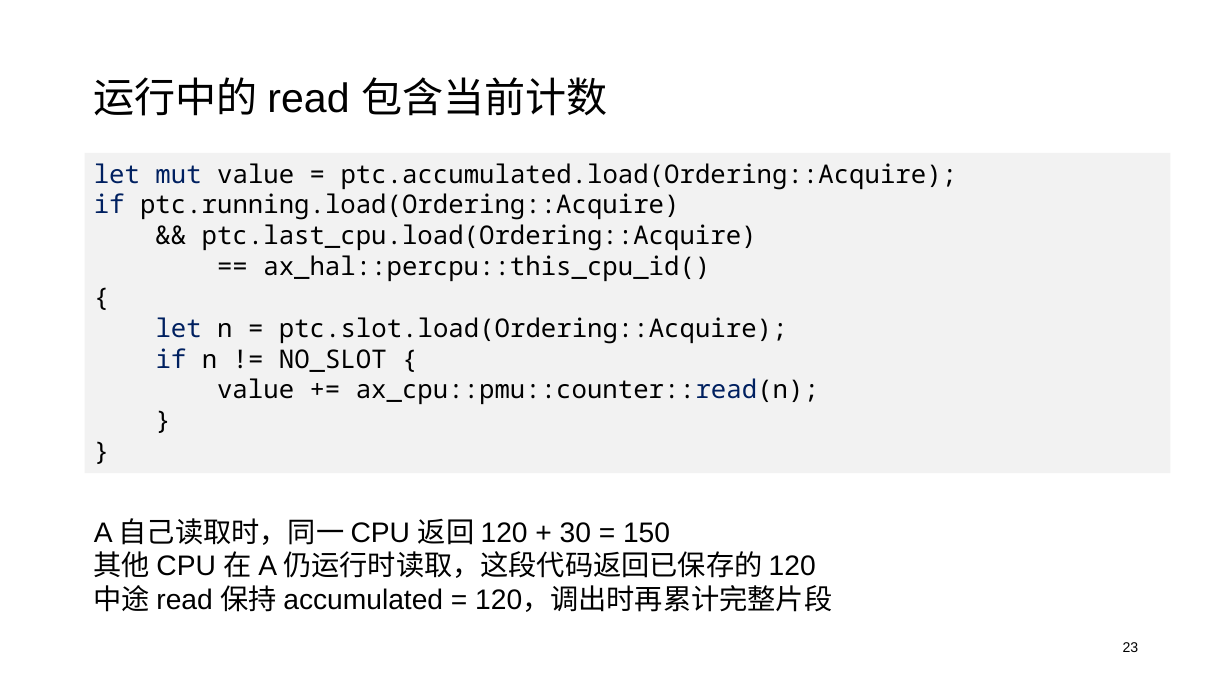
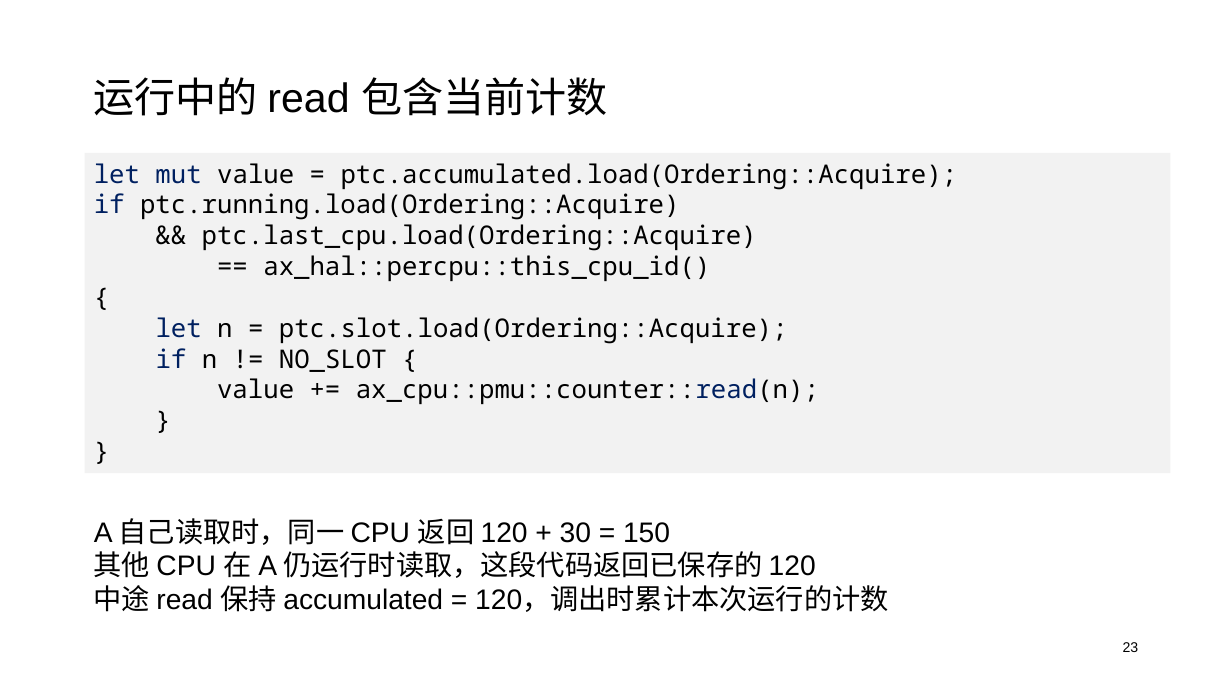
Before and after one commit to oscomp-posad/tgoskits, a slide deck: slide 23 of docs/presentations/starryos-perf.pptx. Drawn at 1232x693 pixels with LibreOffice and Linux fonts; fonts in the diff are those of the drawing. Boxes give left, top, right and bottom in pixels: in the first picture for what was removed or moved away, otherwise in the second. Text is boxed around its words. In the diff, an @@ line names an element or a change of style, - is before the commit and + after.

```diff
--- a/docs/presentations/starryos-perf.pptx
+++ b/docs/presentations/starryos-perf.pptx
@@ text at [94,585,889,612]: text changed @@
-中途 read 保持 accumulated = 120，调出时再累计完整片段
+中途 read 保持 accumulated = 120，调出时累计本次运行的计数
```
Also in this commit, not shown: 7 other slides changed, 1 other file.
